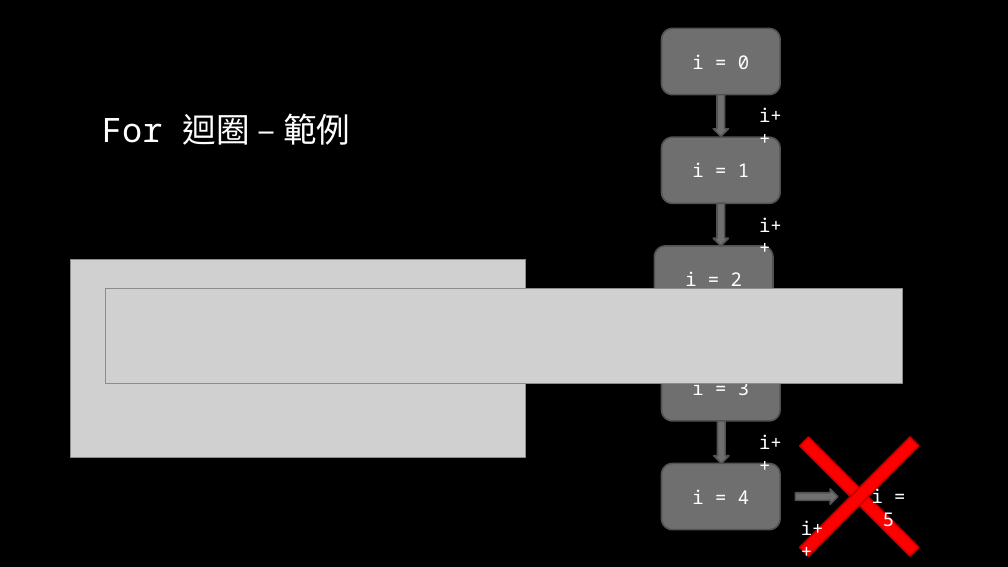
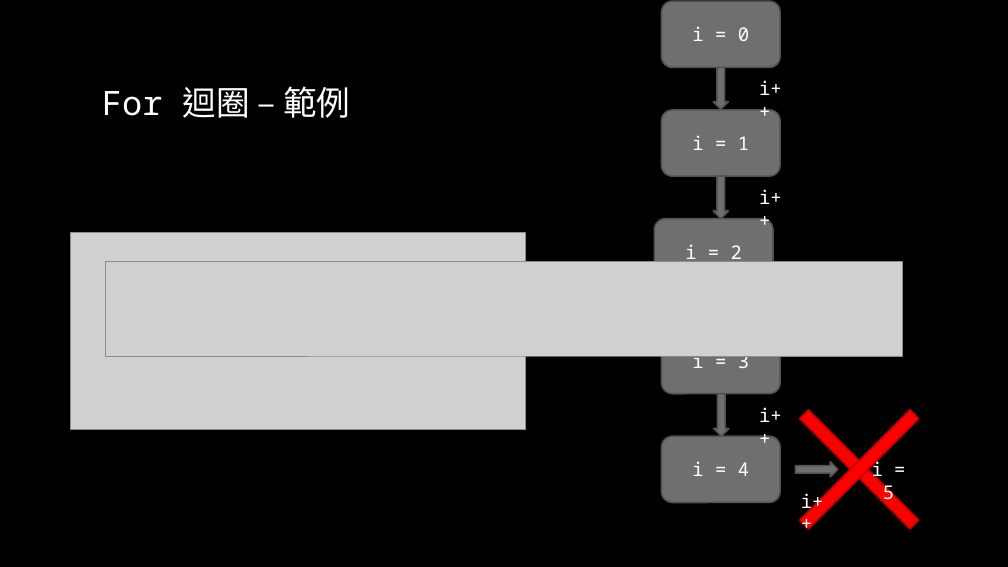
Before and after one commit to liuutin9/2023_summer_camp, a slide deck: slide 10 of 電機_C_Day_2.pptx. Drawn at 1008x567 pixels with LibreOffice and Linux fonts; fonts in the diff are those of the drawing; grey boxes stand for pictures; background and template pictures are left out. Boxes give left, top, right and bottom in pixels: in the first picture for what was removed or moved away, otherwise in the second. Text is boxed around its words. In the diff, an @@ line names an element or a change of style, - is before the commit and + after.

```diff
--- a/電機_C_Day_2.pptx
+++ b/電機_C_Day_2.pptx
@@ 4 down arrows, 3 rounded rectangles, 2 pictures, 2 texts, 2 rectangles: place and size @@
-4 down arrows, 3 rounded rectangles, 2 pictures, 2 texts, 2 rectangles at bbox=[70, 29, 919, 557]
+4 down arrows, 3 rounded rectangles, 2 pictures, 2 texts, 2 rectangles at bbox=[70, 2, 919, 530]
@@ 3 texts, 2 rounded rectangles, 1 title: place and size @@
-3 texts, 2 rounded rectangles, 1 title at bbox=[102, 107, 894, 541]
+3 texts, 2 rounded rectangles, 1 title at bbox=[102, 80, 894, 514]
```
Also in this commit, not shown: 30 other slides changed.
